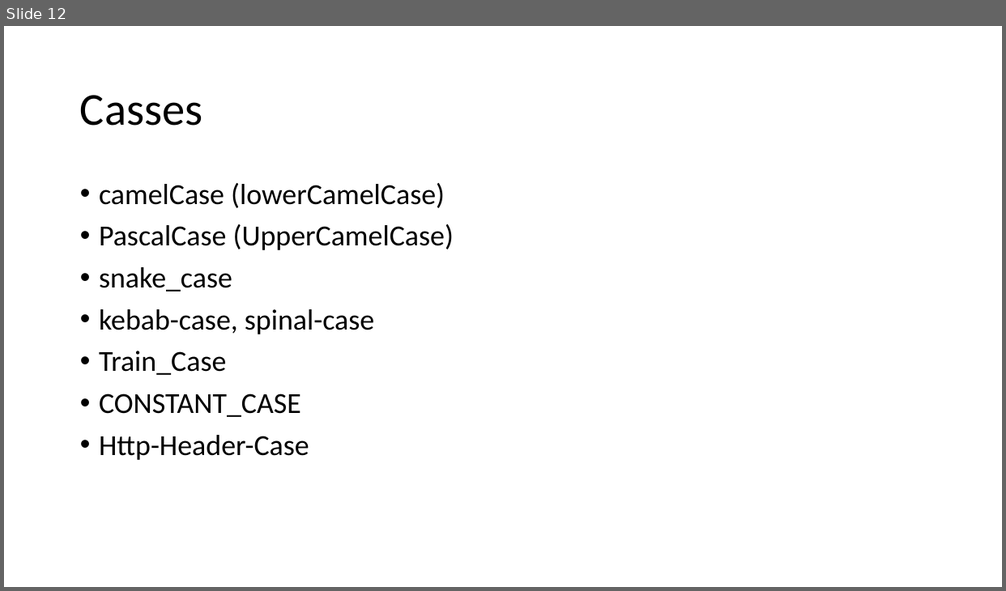
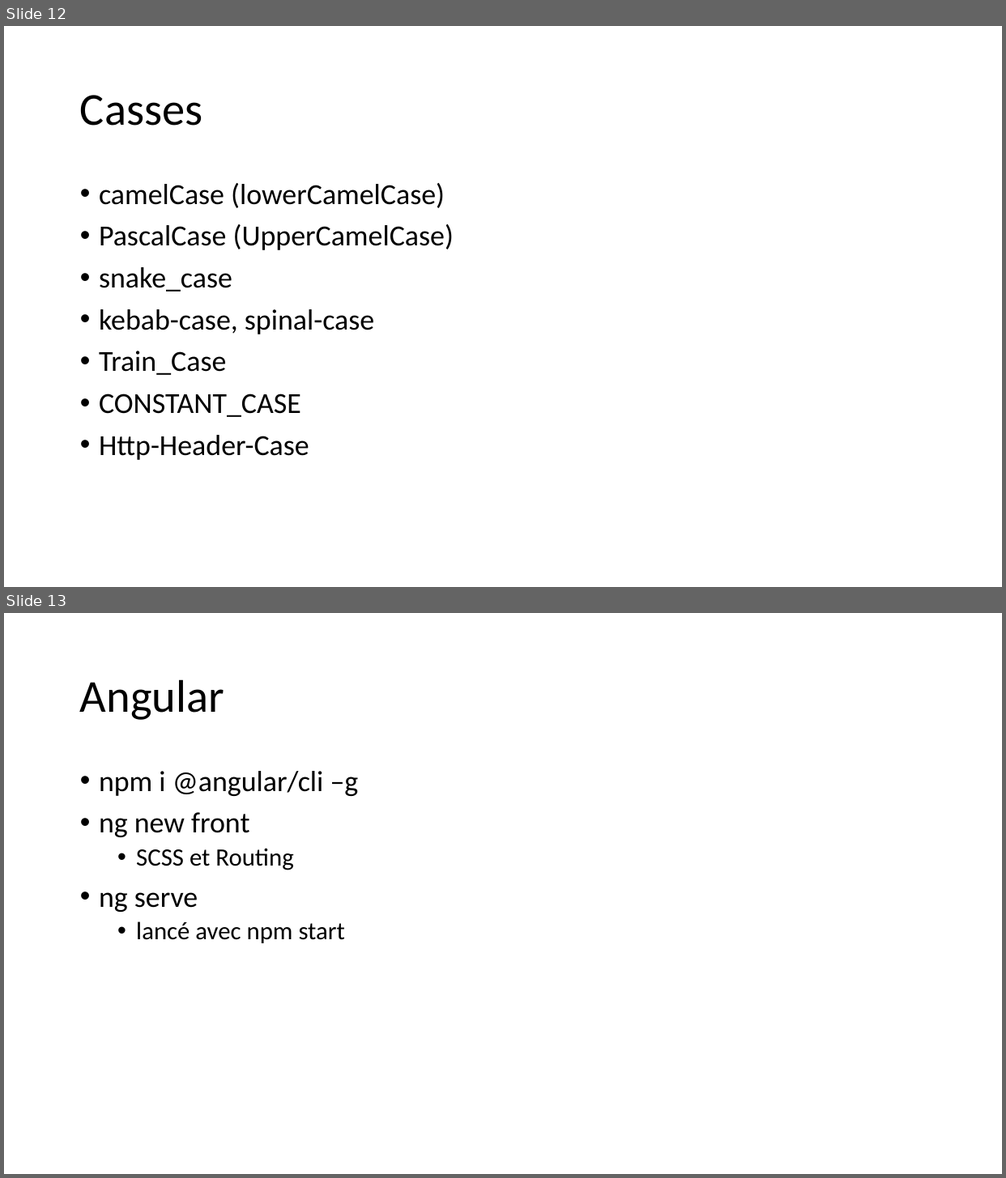
Before and after one commit to jlg-formation/agucv1-mai-2022, a slide deck: notes.pptx. Shown one above the other, each under a label of ours: slide 12 before the commit, slides 12 and 13 after it. The pictures are 1006x591 and 1006x1178 pixels, drawn with LibreOffice and Linux fonts; fonts in the diff are those of the drawing. Boxes give left, top, right and bottom in pixels: in the first picture for what was removed or moved away, otherwise in the second. Text is boxed around its words. In the diff, an @@ line names an element or a change of style, - is before the commit and + after.

```diff
--- a/notes.pptx
+++ b/notes.pptx
@@ slide 13 added at box(4, 613, 1002, 1174), background #FFFFFF @@
@@ title added at box(80, 679, 224, 720), 44 pt, text #000000 @@
+Angular
@@ text added at box(99, 771, 359, 943), 28 pt, text #000000 @@
+• npm i @angular/cli –g
+• ng new front
+  • SCSS et Routing
+• ng serve
+  • lancé avec npm start
```
Also in this commit, not shown: 2 slides changed, 10 other slides added.
